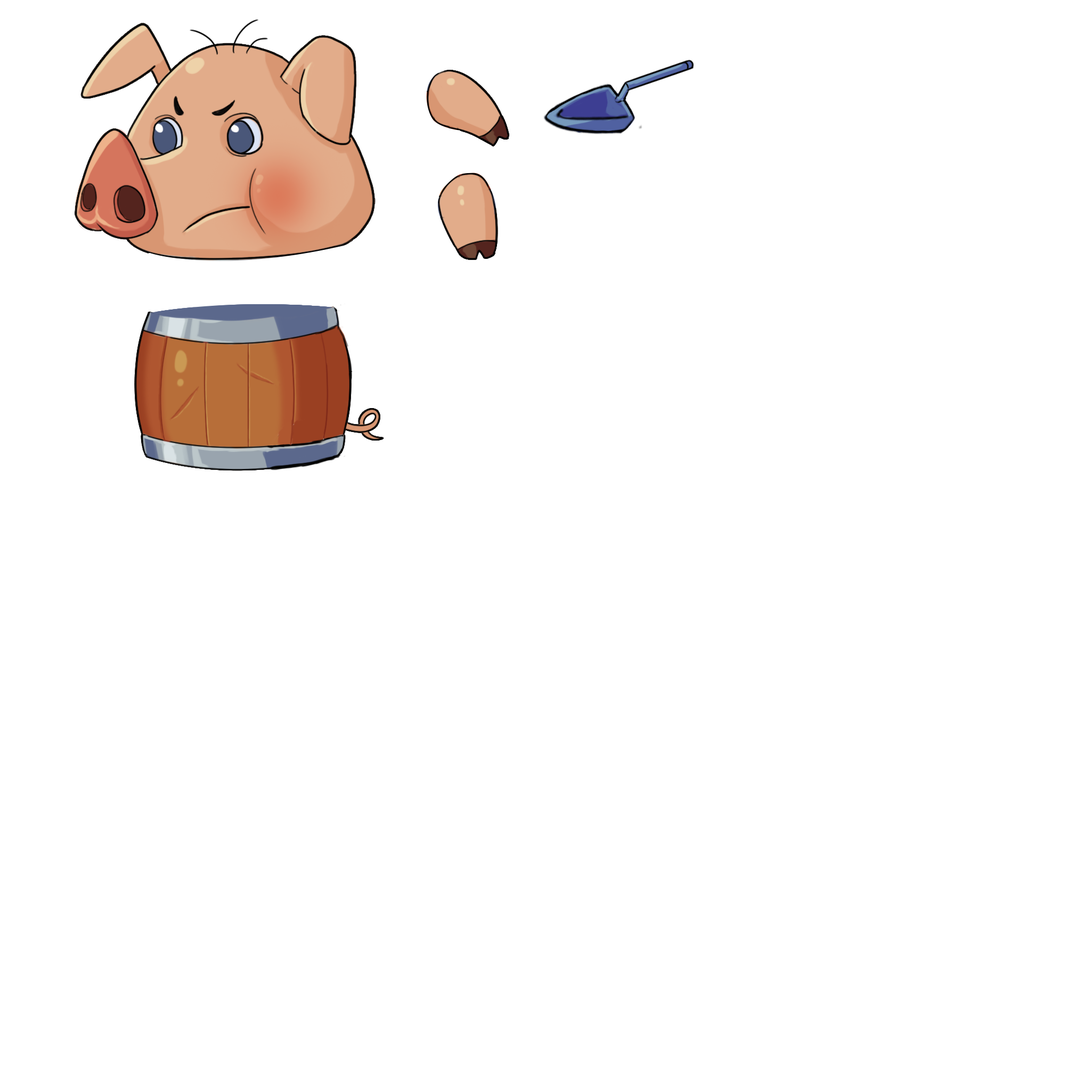
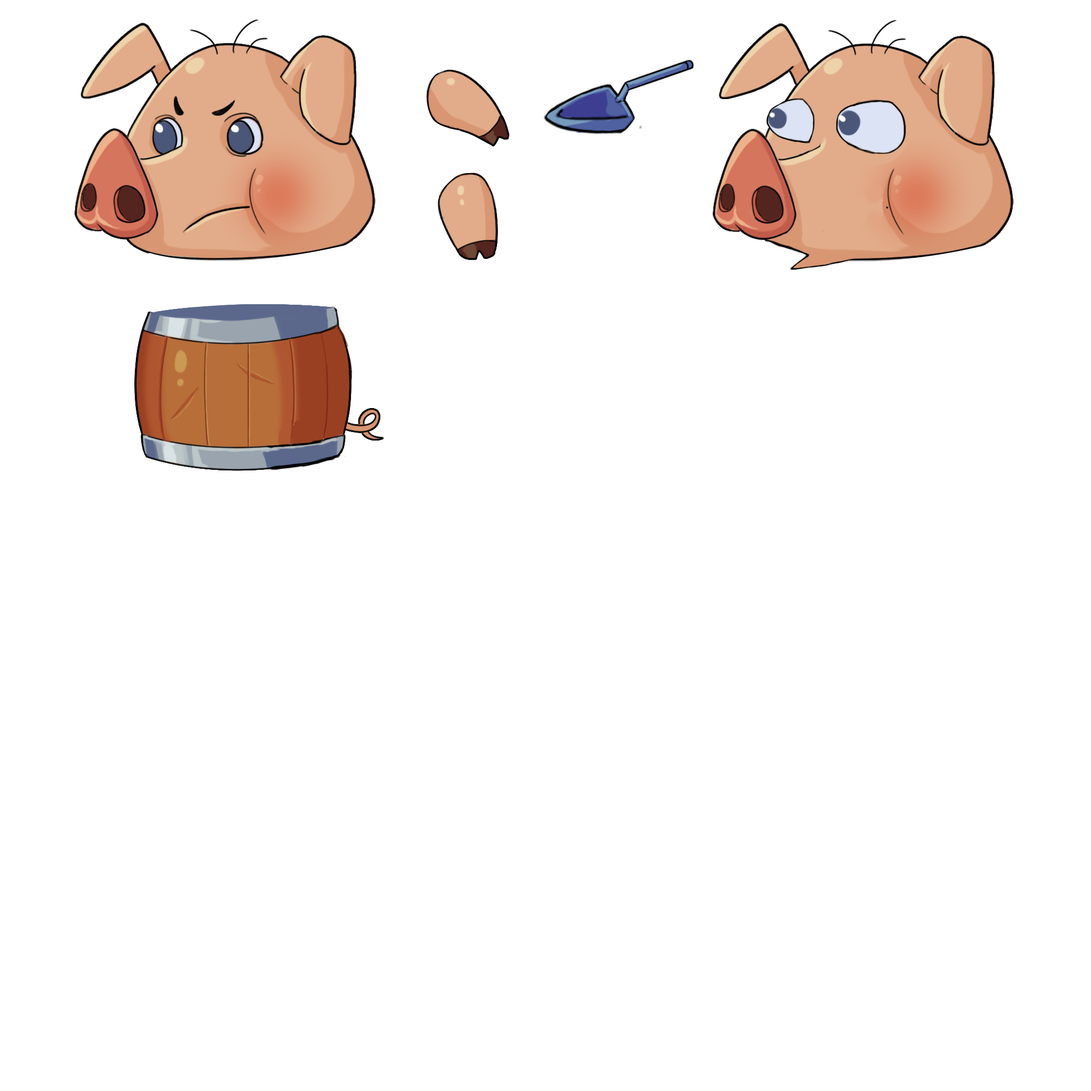
Two versions of the same layered image (1091px x 1091px). Layer-by-layer changes:
added layer "Layer 5" above "Layer 1" over 712, 19, 1015, 271
